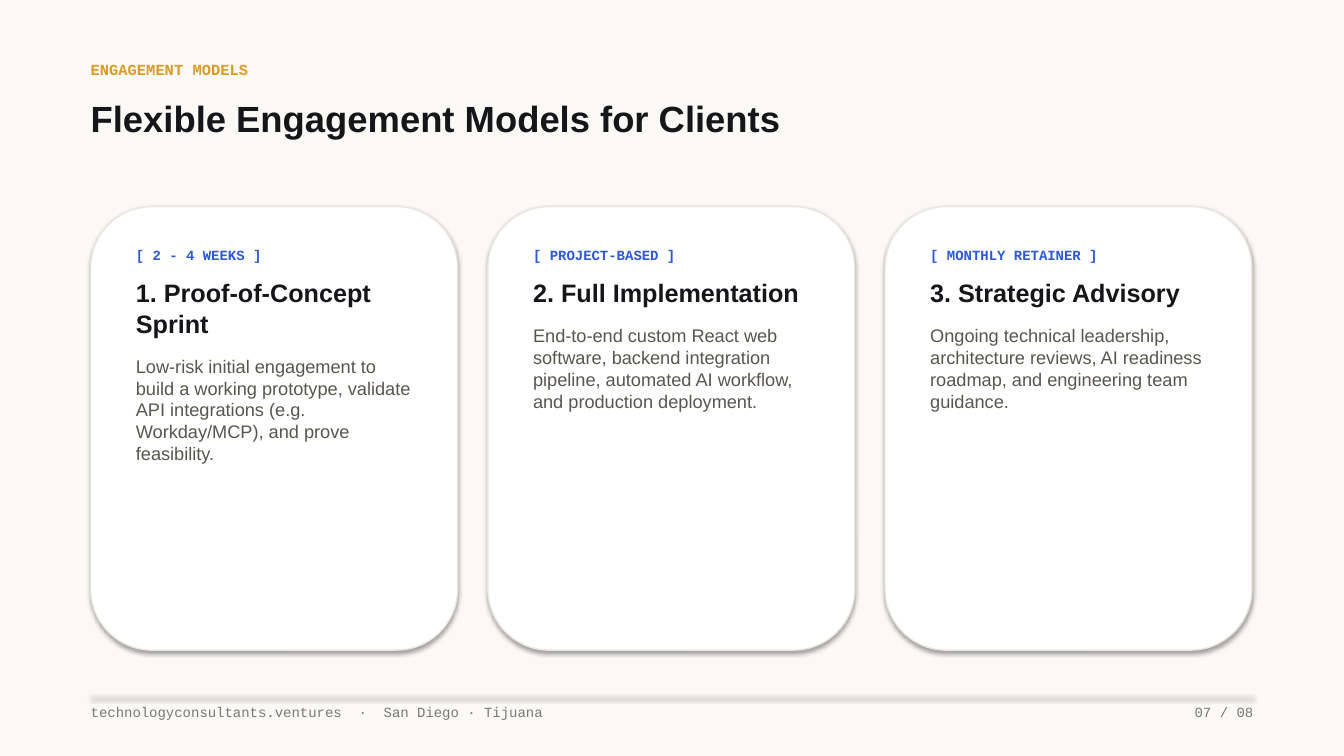
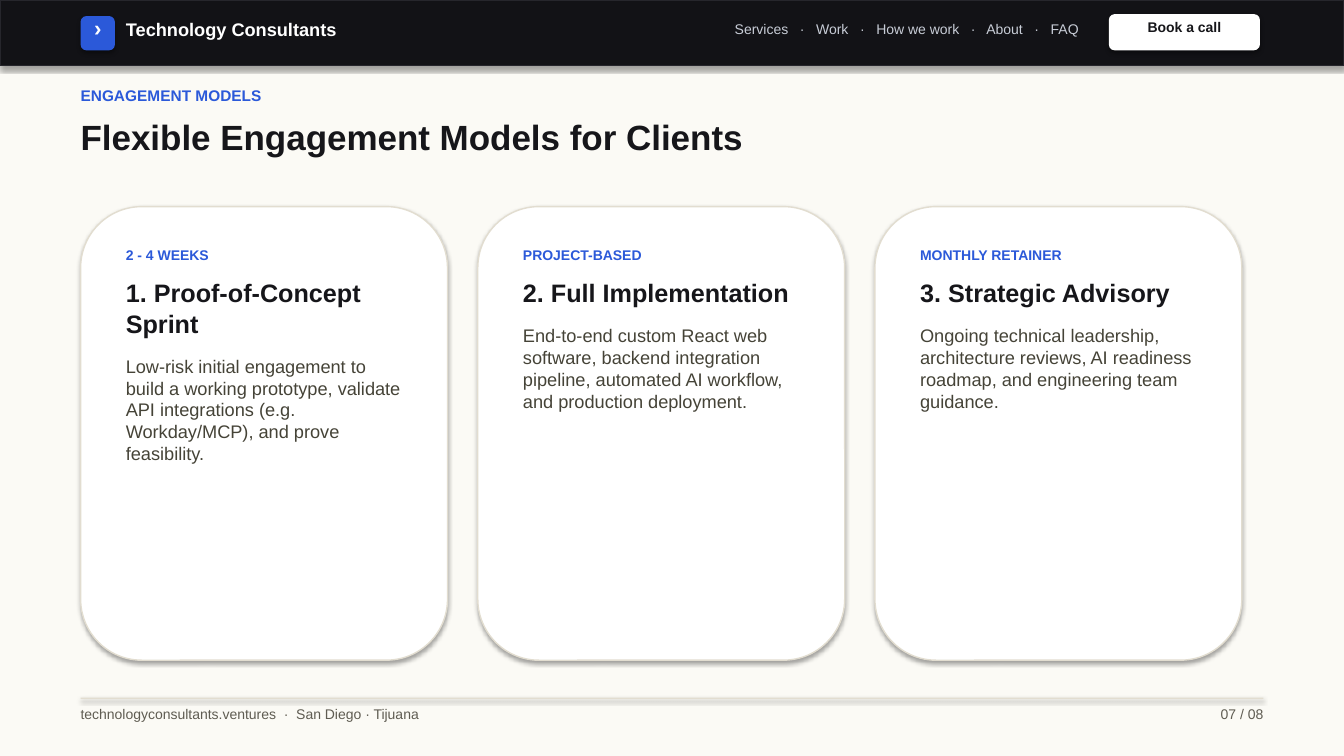
Before and after one commit to rguido198/TechnologyConsultantsVentures, a slide deck: slide 7 of Technology_Consultants_Who_to_Send_My_Way.pptx. Drawn at 1344x756 pixels with LibreOffice and Linux fonts; fonts in the diff are those of the drawing. Boxes give left, top, right and bottom in pixels: in the first picture for what was removed or moved away, otherwise in the second. Text is boxed around its words. In the diff, an @@ line names an element or a change of style, - is before the commit and + after.

Commit message:
Update design.md and rebuild PowerPoint decks with Helvetica Neue system sans typography, web navigation mockup, and clean modern software brand styling

```diff
--- a/Technology_Consultants_Who_to_Send_My_Way.pptx
+++ b/Technology_Consultants_Who_to_Send_My_Way.pptx
@@ background #FAF9F5 to #FBFAF5 @@
@@ rectangle added at bbox=[0, 0, 1344, 66], fill #121216, outline #26262C 1 pt @@
@@ rounded rectangle added at bbox=[81, 16, 115, 50], fill #2B59D9 @@
@@ text added at bbox=[81, 14, 115, 48], 16 pt, text #FFFFFF, bold @@
+›
@@ text added at bbox=[126, 22, 337, 40], 13 pt, text #FFFFFF, bold @@
+Technology Consultants
@@ text added at bbox=[735, 24, 1079, 37], 10 pt, text #C8CDD7 @@
+Services · Work · How we work · About · FAQ
@@ rounded rectangle added at bbox=[1109, 14, 1260, 50], fill #FFFFFF @@
@@ text added at bbox=[1148, 22, 1221, 32], 10 pt, text #16161A, bold @@
+Book a call
@@ text "ENGAGEMENT MODELS": place and size @@
-text "ENGAGEMENT MODELS" at bbox=[91, 64, 249, 75]
+text "ENGAGEMENT MODELS" at bbox=[81, 90, 261, 101]
@@ text "ENGAGEMENT MODELS" at bbox=[81, 90, 261, 101]: font Courier New to Arial, text colour #D99B26 to #2B59D9 @@
@@ text "Flexible Engagement Models for Clients": place and size @@
-text "Flexible Engagement Models for Clients" at bbox=[91, 105, 780, 139]
+text "Flexible Engagement Models for Clients" at bbox=[81, 124, 743, 157]
@@ text "Flexible Engagement Models for Clients" at bbox=[81, 124, 743, 157]: size 26 to 25 pt @@
@@ outline #EBE7DF 1 pt to #E2DDD0 1 pt in 3 elements at bbox=[478, 207, 845, 660], bbox=[875, 207, 1242, 660], bbox=[81, 207, 448, 660] @@
@@ rounded rectangle: place and size @@
-rounded rectangle at bbox=[91, 207, 458, 650]
+rounded rectangle at bbox=[81, 207, 448, 660]
@@ rounded rectangle: place and size @@
-rounded rectangle at bbox=[488, 207, 855, 650]
+rounded rectangle at bbox=[478, 207, 845, 660]
@@ rounded rectangle: place and size @@
-rounded rectangle at bbox=[885, 207, 1252, 650]
+rounded rectangle at bbox=[875, 207, 1242, 660]
@@ text at bbox=[126, 250, 209, 260]: text changed; font Courier New to Arial @@
-[ 2 - 4 WEEKS ]
+2 - 4 WEEKS
@@ text at bbox=[523, 250, 642, 260]: text changed; font Courier New to Arial @@
-[ PROJECT-BASED ]
+PROJECT-BASED
@@ text at bbox=[920, 250, 1061, 260]: text changed; font Courier New to Arial @@
-[ MONTHLY RETAINER ]
+MONTHLY RETAINER
@@ text at bbox=[523, 328, 783, 412]: text colour #59564D to #454337 in "End-to-end custom React web software, backend integration ..." @@
@@ text at bbox=[920, 328, 1192, 412]: text colour #59564D to #454337 in "Ongoing technical leadership, architecture reviews, AI readi ..." @@
@@ text at bbox=[126, 359, 401, 464]: text colour #59564D to #454337 in "Low-risk initial engagement to build a working ..." @@
@@ 4 texts: place and size @@
-4 texts at bbox=[91, 250, 1202, 720]
+4 texts at bbox=[81, 250, 1192, 722]
@@ text "technologyconsultants.ventures · San Diego · ..." at bbox=[81, 709, 419, 722]: font Courier New to Arial, text colour #7C786C to #5F5C52 @@
@@ rectangle: place and size @@
-rectangle at bbox=[91, 696, 1253, 697]
+rectangle at bbox=[81, 698, 1263, 699]
@@ rectangle at bbox=[81, 698, 1263, 699]: fill #EBE7DF to #E2DDD0 @@
@@ text "07 / 08" at bbox=[1221, 709, 1264, 719]: font Courier New to Arial, text colour #7C786C to #5F5C52 @@
@@ text "07 / 08": place and size @@
-text "07 / 08" at bbox=[1195, 707, 1254, 717]
+text "07 / 08" at bbox=[1221, 709, 1264, 719]
```
Also in this commit, not shown: 7 other slides changed, 2 other files.
